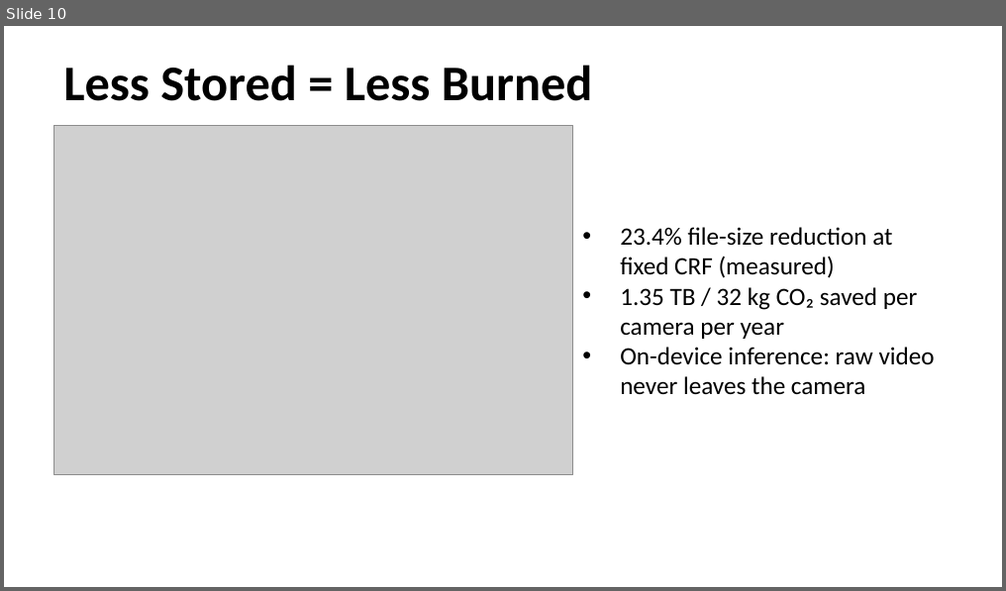
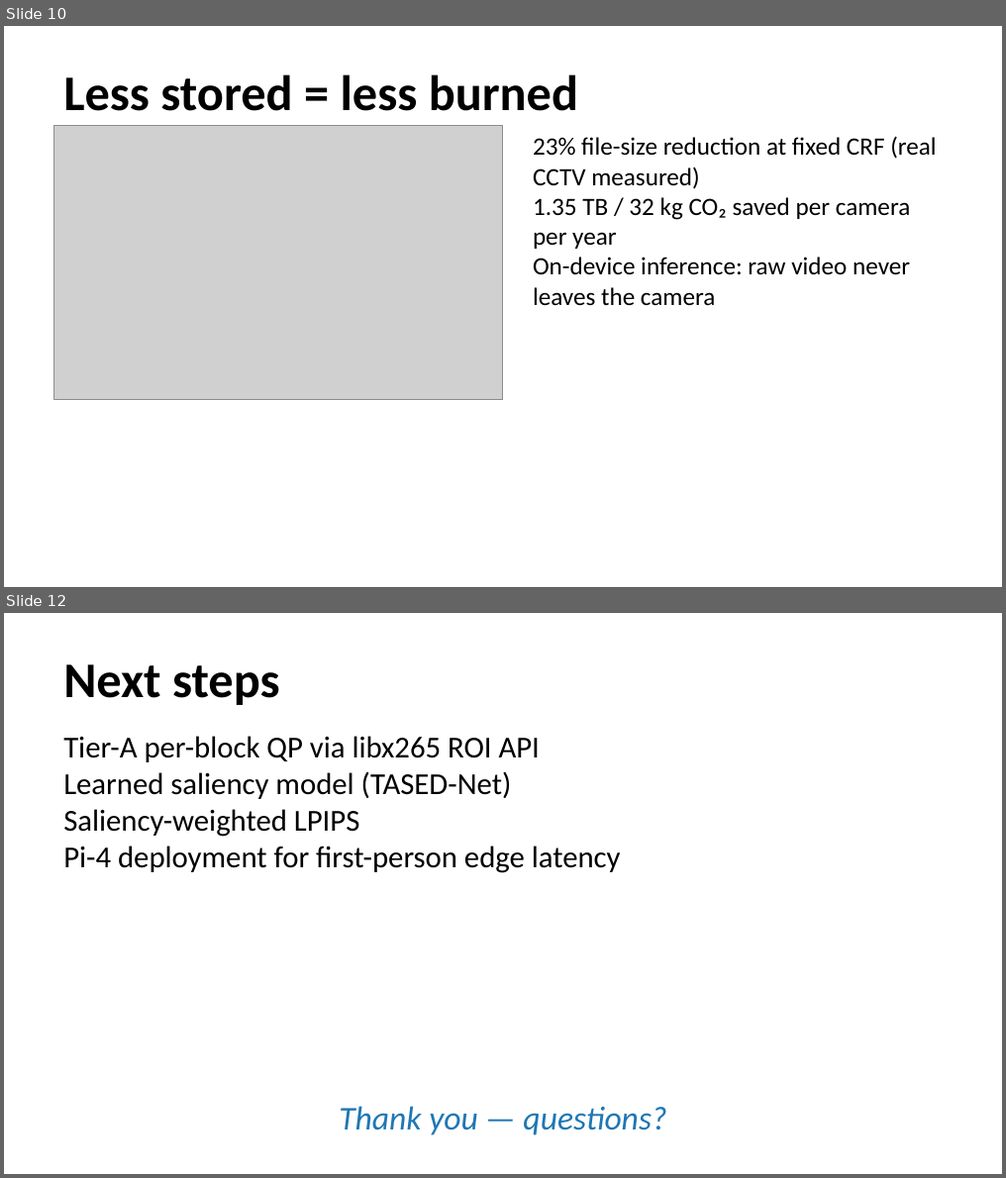
Before and after one commit to SaiAmartya/steam-icac-2026, a slide deck: showcase.pptx. Shown one above the other, each under a label of ours: slide 10 before the commit, slides 10 and 12 after it; the slides between them are not shown. The pictures are 1006x591 and 1006x1178 pixels, drawn with LibreOffice and Linux fonts; fonts in the diff are those of the drawing; grey boxes stand for pictures. Boxes give left, top, right and bottom in pixels: in the first picture for what was removed or moved away, otherwise in the second. Text is boxed around its words. In the diff, an @@ line names an element or a change of style, - is before the commit and + after.

Commit message:
Wave 3: real-CCTV rewrite of analysis, deck, poster, README
- analysis.docx: leads with iso-bitrate sal-PSNR parity finding
  (+0.44 dB at ~45 KB), real neural-codec measurements in §5,
  sigmoid-mask methodology in §4, RD curve + qualitative figures
- showcase.pptx: 12 slides, all real-CCTV figures embedded
- poster.pdf/png: A3 booth poster with corrected sustainability math
- README.md: Status section with real-CCTV headline numbers
- docs/results_summary.md: single source of truth for every number
- src/pipeline.py: sigmoid mask is now the default operating mode
- src/compress.py: mask_mode parameter (alpha/sigmoid/binary)
- scripts/make_figures.py: regenerated for real-data plots
- scripts/build_analysis.js, make_poster.py: rewritten for new numbers
- scripts/ablation_mask_modes.py, ablation_sigmoid_sweep.py: methodology + RD ablations

```diff
--- a/showcase.pptx
+++ b/showcase.pptx
@@ slide 12 added at <box>4,613,1002,1174</box>, background #FFFFFF @@
@@ text added at <box>63,664,280,705</box>, 36 pt, text #000000, bold @@
+Next steps
@@ text added at <box>63,736,621,873</box>, 22 pt, text #000000 @@
+Tier-A per-block QP via libx265 ROI API
+Learned saliency model (TASED-Net)
+Saliency-weighted LPIPS
+Pi-4 deployment for first-person edge latency
@@ text added at <box>339,1106,666,1136</box>, 24 pt, text #1F77B4, italic @@
+Thank you — questions?
@@ slide 10 changed as well @@
@@ text "Less stored = less burned" at <box>63,75,578,111</box>: vertical alignment middle to top @@
@@ text at <box>63,75,578,111</box>: text changed @@
-Less Stored = Less Burned
+Less stored = less burned
@@ picture: place and size @@
-picture at <box>54,126,573,475</box>
+picture at <box>54,126,503,399</box>
@@ text "23% file-size reduction at fixed ..." at <box>533,136,936,306</box>: vertical alignment middle to top @@
@@ text "23% file-size reduction at fixed ...": place and size @@
-text "23% file-size reduction at fixed ..." at <box>620,227,935,395</box>
+text "23% file-size reduction at fixed ..." at <box>533,136,936,306</box>
@@ text at <box>533,136,936,189</box>: text changed @@
-• 23.4% file-size reduction at fixed CRF (measured)
+23% file-size reduction at fixed CRF (real CCTV measured)
@@ text at <box>533,197,910,306</box>: bullet • to none @@
```
Also in this commit, not shown: 7 other slides changed, 3 other slides added, 4 slides removed, 17 other files.
